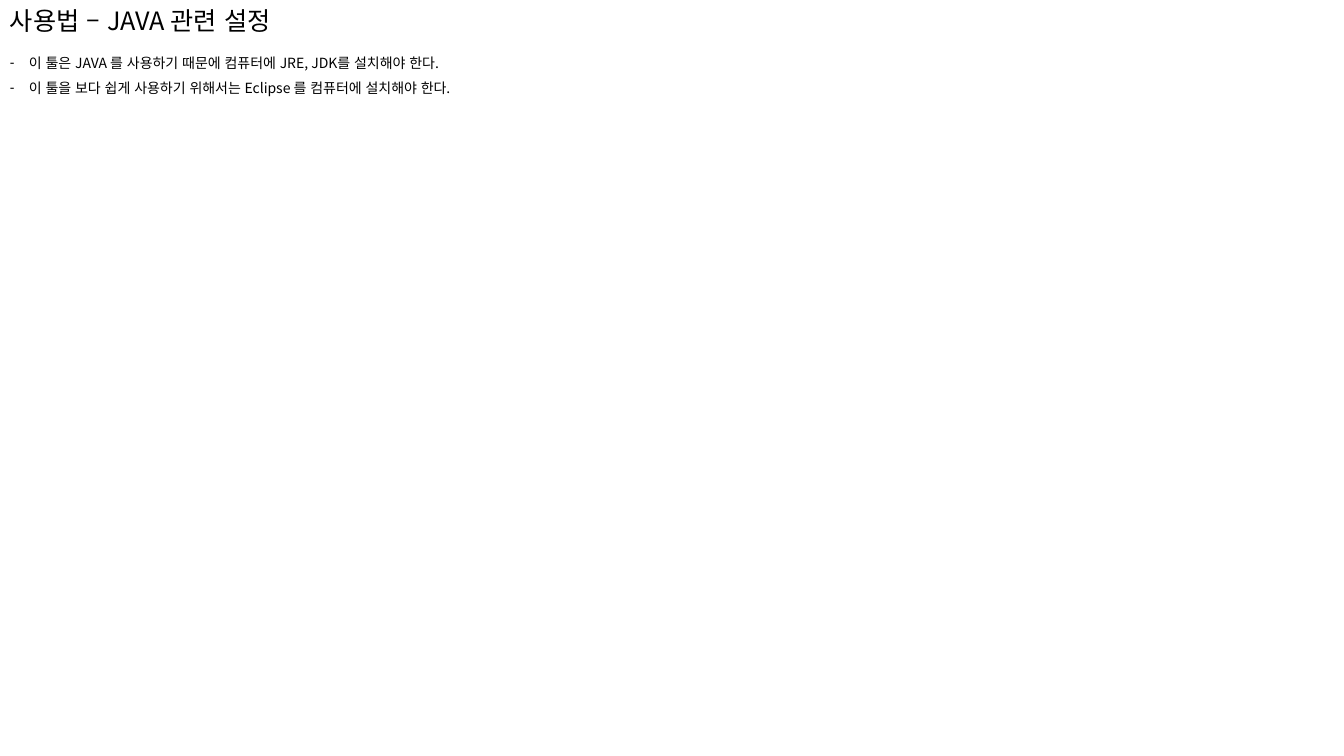
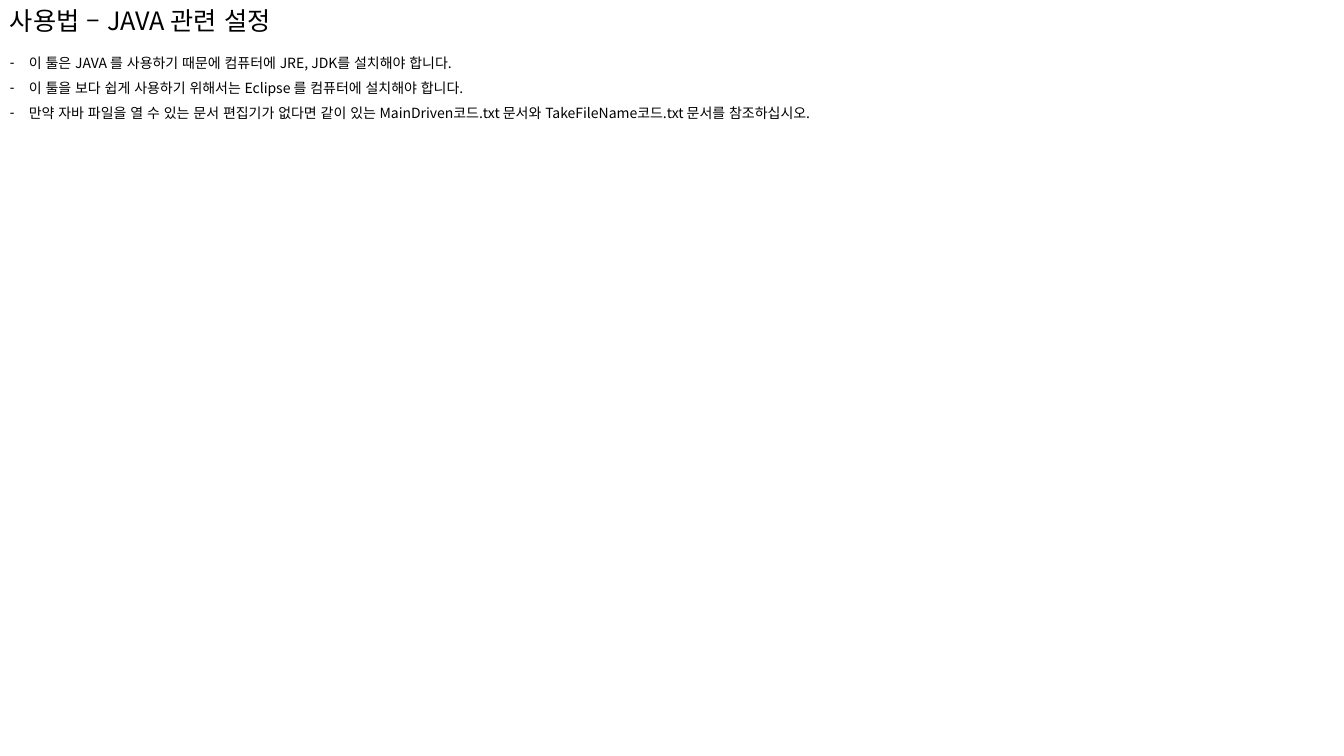
Before and after one commit to caroan/WorkList, a slide deck: slide 3 of 이력서및포트폴리오_안명선/포트폴리오/문서외포트폴리오/Java툴/파일이름가져오는툴 사용법.pptx. Drawn at 1344x756 pixels with LibreOffice and Linux fonts; fonts in the diff are those of the drawing. Boxes give left, top, right and bottom in pixels: in the first picture for what was removed or moved away, otherwise in the second. Text is boxed around its words. In the diff, an @@ line names an element or a change of style, - is before the commit and + after.

```diff
--- a/이력서및포트폴리오_안명선/포트폴리오/문서외포트폴리오/Java툴/파일이름가져오는툴 사용법.pptx
+++ b/이력서및포트폴리오_안명선/포트폴리오/문서외포트폴리오/Java툴/파일이름가져오는툴 사용법.pptx
@@ text at (x1=29, y1=56, x2=810, y2=119): text changed @@
-– 이 툴은 JAVA 를 사용하기 때문에 컴퓨터에 JRE, JDK를 설치해야 한다.
-– 이 툴을 보다 쉽게 사용하기 위해서는 Eclipse 를 컴퓨터에 설치해야 한다.
+– 이 툴은 JAVA 를 사용하기 때문에 컴퓨터에 JRE, JDK를 설치해야 합니다.
+– 이 툴을 보다 쉽게 사용하기 위해서는 Eclipse 를 컴퓨터에 설치해야 합니다.
+– 만약 자바 파일을 열 수 있는 문서 편집기가 없다면 같이 있는 MainDriven코드.txt 문서와 TakeFileName코드.txt 문서를 참조하십시오.
```
Also in this commit, not shown: 5 other slides changed, 3 other files.
